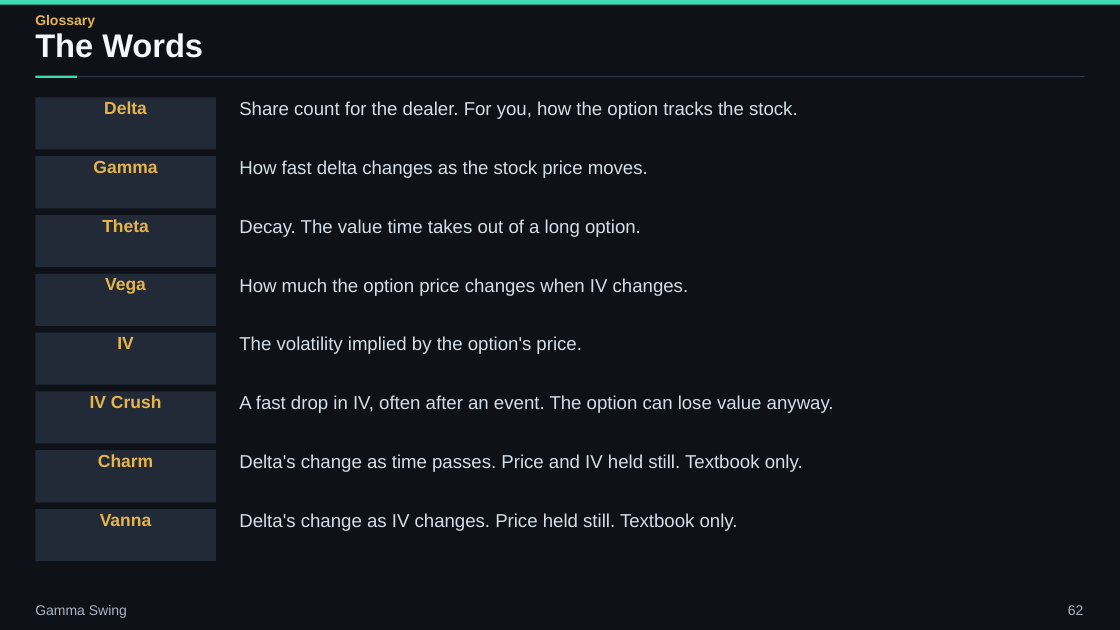
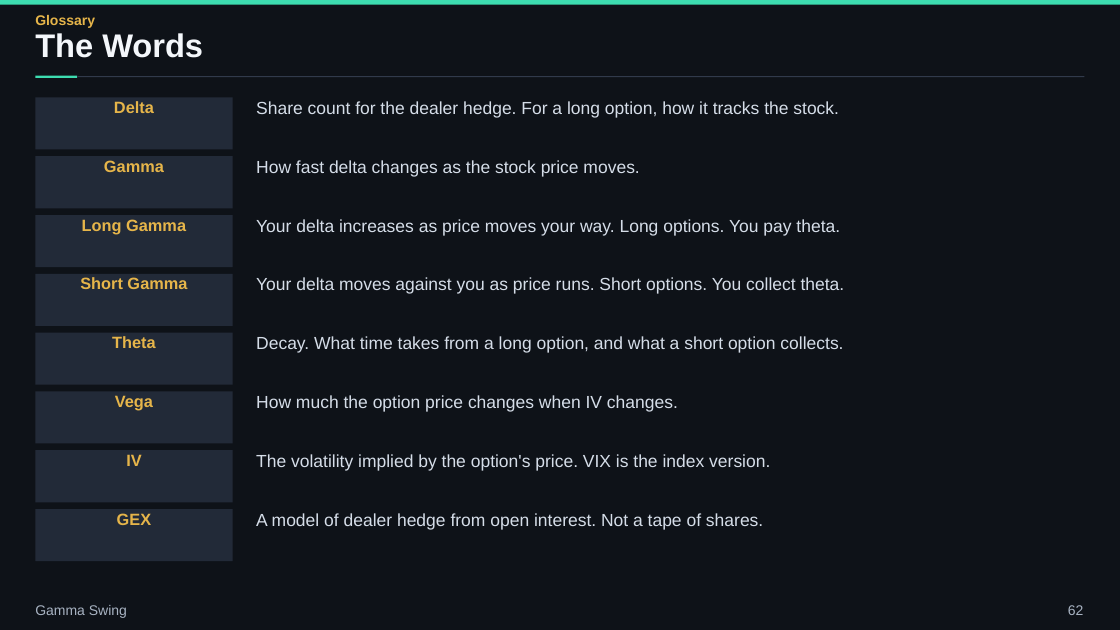
Before and after one commit to ArazMedia/Planner-Brain, a slide deck: slide 62 of decks/gamma-swing/gamma_swing.pptx. Drawn at 1120x630 pixels with LibreOffice and Linux fonts; fonts in the diff are those of the drawing. Boxes give left, top, right and bottom in pixels: in the first picture for what was removed or moved away, otherwise in the second. Text is boxed around its words. In the diff, an @@ line names an element or a change of style, - is before the commit and + after.

```diff
--- a/decks/gamma-swing/gamma_swing.pptx
+++ b/decks/gamma-swing/gamma_swing.pptx
@@ text "Delta" at (114,101,154,113): size 15 to 14 pt; line spacing 17.7pt to 16.5pt @@
@@ rectangle: place and size @@
-rectangle at (35,97,216,150)
+rectangle at (35,97,233,150)
@@ text at (256,101,839,118): text changed; size 16 to 15 pt @@
-Share count for the dealer. For you, how the option tracks the stock.
+Share count for the dealer hedge. For a long option, how it tracks the stock.
@@ text "Gamma" at (104,160,164,172): size 15 to 14 pt; line spacing 17.7pt to 16.5pt @@
@@ rectangle: place and size @@
-rectangle at (35,156,216,208)
+rectangle at (35,156,233,208)
@@ text "How fast delta changes as ...": place and size @@
-text "How fast delta changes as ..." at (239,160,648,178)
+text "How fast delta changes as ..." at (256,160,639,177)
@@ text "How fast delta changes as ..." at (256,160,639,177): size 16 to 15 pt; line spacing 18.9pt to 17.7pt @@
@@ rectangle: place and size @@
-rectangle at (35,215,216,267)
+rectangle at (35,215,233,267)
@@ text at (82,219,186,234): text changed; size 15 to 14 pt @@
-Theta
+Long Gamma
@@ text at (256,219,840,236): text changed; size 16 to 15 pt @@
-Decay. The value time takes out of a long option.
+Your delta increases as price moves your way. Long options. You pay theta.
@@ rectangle: place and size @@
-rectangle at (35,274,216,326)
+rectangle at (35,274,233,326)
@@ text at (80,277,187,289): text changed; size 15 to 14 pt @@
-Vega
+Short Gamma
@@ text at (256,277,845,294): text changed; size 16 to 15 pt @@
-How much the option price changes when IV changes.
+Your delta moves against you as price runs. Short options. You collect theta.
@@ rectangle: place and size @@
-rectangle at (35,333,216,385)
+rectangle at (35,333,233,385)
@@ text at (112,336,156,348): text changed; size 15 to 14 pt @@
-IV
+Theta
@@ text at (256,336,843,353): text changed; size 16 to 15 pt @@
-The volatility implied by the option's price.
+Decay. What time takes from a long option, and what a short option collects.
@@ rectangle: place and size @@
-rectangle at (35,392,216,444)
+rectangle at (35,392,233,444)
@@ text at (115,395,153,411): text changed; size 15 to 14 pt @@
-IV Crush
+Vega
@@ text at (256,395,678,412): text changed; size 16 to 15 pt @@
-A fast drop in IV, often after an event. The option can lose value anyway.
+How much the option price changes when IV changes.
@@ rectangle: place and size @@
-rectangle at (35,450,216,502)
+rectangle at (35,450,233,502)
@@ text at (126,454,141,466): text changed; size 15 to 14 pt @@
-Charm
+IV
@@ text at (256,454,770,471): text changed; size 16 to 15 pt @@
-Delta's change as time passes. Price and IV held still. Textbook only.
+The volatility implied by the option's price. VIX is the index version.
@@ rectangle: place and size @@
-rectangle at (35,509,216,561)
+rectangle at (35,509,233,561)
@@ text at (117,513,152,525): text changed; size 15 to 14 pt @@
-Vanna
+GEX
@@ text at (256,513,763,530): text changed; size 16 to 15 pt @@
-Delta's change as IV changes. Price held still. Textbook only.
+A model of dealer hedge from open interest. Not a tape of shares.
```
Also in this commit, not shown: 33 other slides changed, 12 slides added, 12 slides removed, 47 other files.
